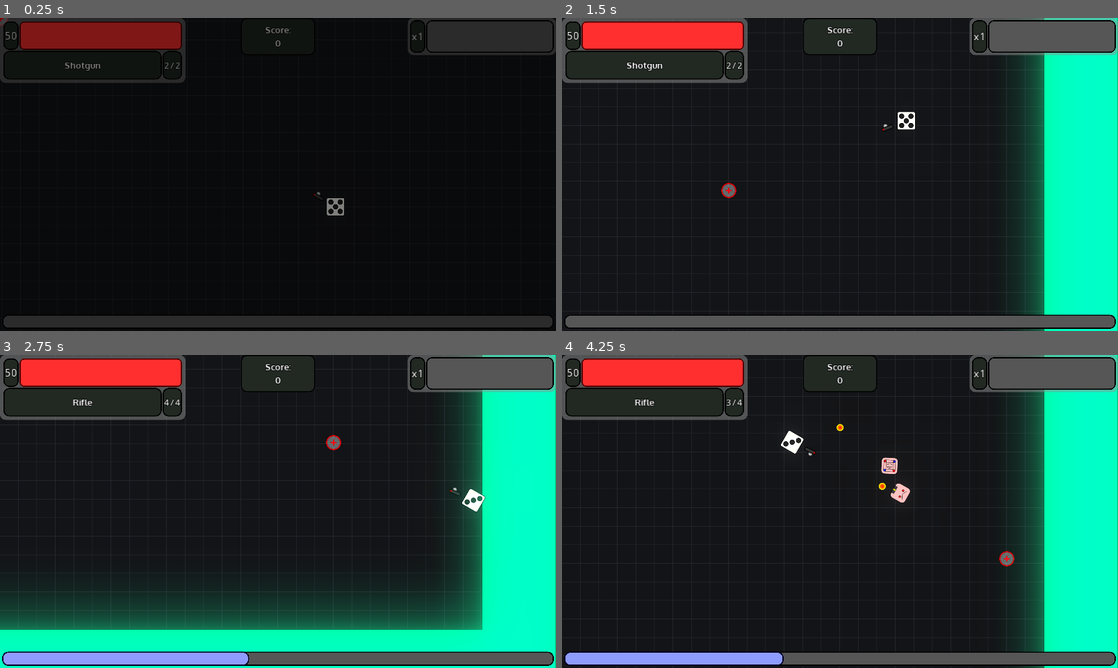
Above: before the commit, frames 1-4 (two rows, left to right).
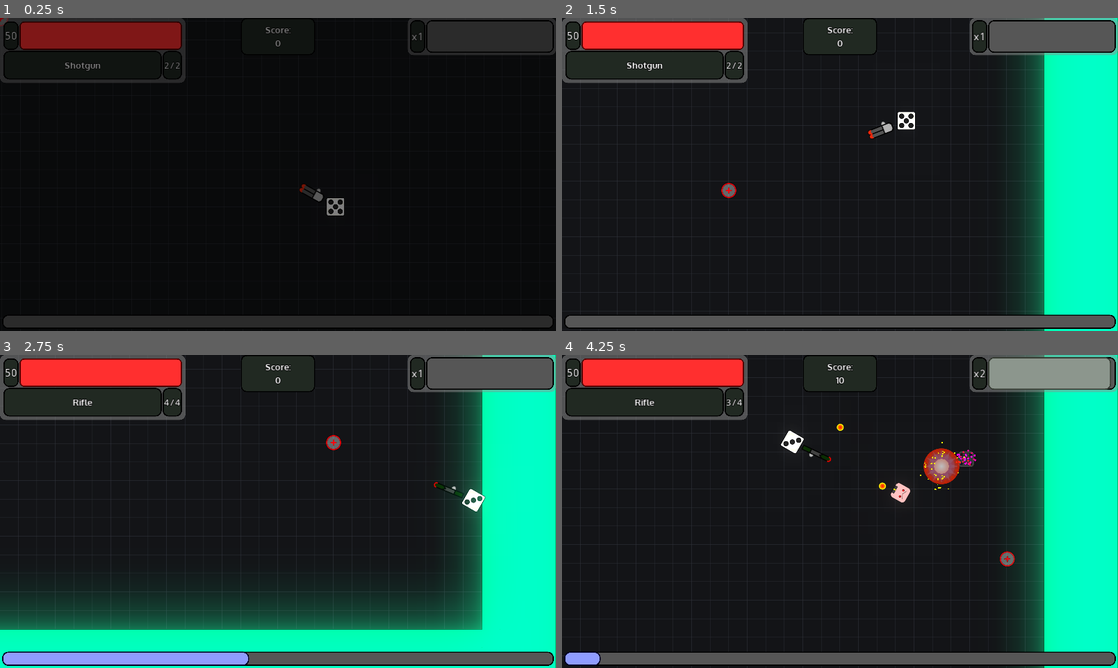
Above: after the commit, the same moments.

Repository: FireSquid6/dodge-roll
Game: Godot game, scene res://scenes/endless/endless.tscn
Same seed, same stepped clock (60 frames per second), same inputs: the game is played once before the commit and once after it. This scene is started directly instead of the project's main scene.
Inputs (mouse positions are in pixels of both pictures, inside the frame that each line leads up to):
- Up to frame 1 (0.25 s): no input
- Up to frame 2 (1.5 s): move the mouse to (962, 158) at 0.52 s; hold D (move_right) 0.53-1.28 s; tap E (interact) at 0.6 s; move the mouse to (728, 190) at 1.27 s; hold S (move_down) from 1.28 s (still down); tap T (pain) at 1.35 s
- Up to frame 3 (2.75 s): move the mouse to (333, 442) at 2.02 s; release S (move_down) at 2.03 s; hold D (move_right) from 2.03 s (still down); right-click (333, 442) at 2.1 s
- Up to frame 4 (4.25 s): move the mouse to (812, 574) at 2.77 s; release D (move_right) at 2.78 s; hold Up (move_up) 2.78-3.53 s; click (812, 574) at 2.85 s; move the mouse to (1006, 558) at 3.52 s; hold A (move_left) from 3.53 s (still down); tap E (interact) at 3.6 s

The runs differ from the first frame. In frame 1, less than 0.1% of the frame differs, in the area x 53-59%, y 53-59%; in frame 2, 0.1%; in frame 3, less than 0.1%; in frame 4, 4.8%, in the area x 6-99%, y 0-100%.

Commit message:
add weapon sprite

Diff:
--- a/assets/weapons/rocket_2.svg
+++ /dev/null
@@ -1,19 +0,0 @@
-<?xml version="1.0" encoding="UTF-8" standalone="no"?>
-<!DOCTYPE svg PUBLIC "-//W3C//DTD SVG 1.1//EN" "http://www.w3.org/Graphics/SVG/1.1/DTD/svg11.dtd">
-<!-- Created with Vectornator (http://vectornator.io/) -->
-<svg height="100%" stroke-miterlimit="10" style="fill-rule:nonzero;clip-rule:evenodd;stroke-linecap:round;stroke-linejoin:round;" version="1.1" viewBox="0 0 64 64" width="100%" xml:space="preserve" xmlns="http://www.w3.org/2000/svg" xmlns:vectornator="http://vectornator.io" xmlns:xlink="http://www.w3.org/1999/xlink">
-<defs/>
-<clipPath id="ArtboardFrame">
-<rect height="64" width="64" x="0" y="0"/>
-</clipPath>
-<g clip-path="url(#ArtboardFrame)" id="Layer-1" vectornator:layerName="Layer 1">
-<path d="M34 40C34 37.7909 36.6863 36 40 36C43.3137 36 46 37.7909 46 40C46 42.2091 43.3137 44 40 44C36.6863 44 34 42.2091 34 40Z" fill="#b8b8b8" fill-rule="evenodd" opacity="1" stroke="#ff0000" stroke-linecap="round" stroke-linejoin="round" stroke-opacity="0" stroke-width="2"/>
-<path d="M24 36C24 28.9626 24 12 24 12C24 12 30.1408 20 32 20C34.3526 20 40 12 40 12C40 16 40 30.3195 40 36C40 48.1503 36.4183 56 32 56C27.5817 56 24 48.1503 24 36Z" fill="#474747" fill-rule="evenodd" opacity="1" stroke="#000000" stroke-linecap="butt" stroke-linejoin="round" stroke-width="2"/>
-<path d="M68 46C68 44.8954 70.6863 44 74 44C77.3137 44 80 44.8954 80 46C80 47.1046 77.3137 48 74 48C70.6863 48 68 47.1046 68 46Z" fill="#474747" fill-rule="evenodd" opacity="1" stroke="#000000" stroke-linecap="butt" stroke-linejoin="round" stroke-width="4"/>
-<path d="M24 36L40 36L40 60L24 60L24 36Z" fill="#6a4641" fill-rule="evenodd" opacity="1" stroke="#000000" stroke-linecap="butt" stroke-linejoin="round" stroke-width="2"/>
-<path d="M24 12L32 20L40 12" fill="#474747" fill-opacity="0" fill-rule="evenodd" opacity="1" stroke="#ff0505" stroke-linecap="round" stroke-linejoin="round" stroke-width="2"/>
-<path d="M24 12C24 12 24 4 28 4" fill="#474747" fill-opacity="0" fill-rule="evenodd" opacity="1" stroke="#ff0000" stroke-linecap="round" stroke-linejoin="round" stroke-width="2"/>
-<path d="M40 12C40 12 40 4 36 4" fill="#474747" fill-opacity="0" fill-rule="evenodd" opacity="1" stroke="#ff0000" stroke-linecap="round" stroke-linejoin="round" stroke-width="2"/>
-<path d="M32 44L28 48L32 52L36 48L32 44Z" fill="#474747" fill-opacity="0" fill-rule="evenodd" opacity="1" stroke="#ff0000" stroke-linecap="round" stroke-linejoin="round" stroke-width="2"/>
-</g>
-</svg>
--- a/assets/weapons/rocket_launcher.svg
+++ /dev/null
@@ -1,19 +0,0 @@
-<?xml version="1.0" encoding="UTF-8" standalone="no"?>
-<!DOCTYPE svg PUBLIC "-//W3C//DTD SVG 1.1//EN" "http://www.w3.org/Graphics/SVG/1.1/DTD/svg11.dtd">
-<!-- Created with Vectornator (http://vectornator.io/) -->
-<svg height="100%" stroke-miterlimit="10" style="fill-rule:nonzero;clip-rule:evenodd;stroke-linecap:round;stroke-linejoin:round;" version="1.1" viewBox="0 0 64 64" width="100%" xml:space="preserve" xmlns="http://www.w3.org/2000/svg" xmlns:vectornator="http://vectornator.io" xmlns:xlink="http://www.w3.org/1999/xlink">
-<defs/>
-<clipPath id="ArtboardFrame">
-<rect height="64" width="64" x="0" y="0"/>
-</clipPath>
-<g clip-path="url(#ArtboardFrame)" id="Layer-1" vectornator:layerName="Layer 1">
-<path d="M34 40C34 37.7909 36.6863 36 40 36C43.3137 36 46 37.7909 46 40C46 42.2091 43.3137 44 40 44C36.6863 44 34 42.2091 34 40Z" fill="#b8b8b8" fill-rule="evenodd" opacity="1" stroke="#ff0000" stroke-linecap="round" stroke-linejoin="round" stroke-opacity="0" stroke-width="2"/>
-<path d="M24 36C24 28.9626 24 12 24 12C24 12 30.1408 20 32 20C34.3526 20 40 12 40 12C40 16 40 30.3195 40 36C40 48.1503 36.4183 56 32 56C27.5817 56 24 48.1503 24 36Z" fill="#474747" fill-rule="evenodd" opacity="1" stroke="#000000" stroke-linecap="butt" stroke-linejoin="round" stroke-width="2"/>
-<path d="M68 46C68 44.8954 70.6863 44 74 44C77.3137 44 80 44.8954 80 46C80 47.1046 77.3137 48 74 48C70.6863 48 68 47.1046 68 46Z" fill="#474747" fill-rule="evenodd" opacity="1" stroke="#000000" stroke-linecap="butt" stroke-linejoin="round" stroke-width="4"/>
-<path d="M24 36L40 36L40 60L24 60L24 36Z" fill="#6a4641" fill-rule="evenodd" opacity="1" stroke="#000000" stroke-linecap="butt" stroke-linejoin="round" stroke-width="2"/>
-<path d="M24 12L32 20L40 12" fill="#474747" fill-opacity="0" fill-rule="evenodd" opacity="1" stroke="#ff0505" stroke-linecap="round" stroke-linejoin="round" stroke-width="2"/>
-<path d="M24 12C24 12 24 4 28 4" fill="#474747" fill-opacity="0" fill-rule="evenodd" opacity="1" stroke="#ff0000" stroke-linecap="round" stroke-linejoin="round" stroke-width="2"/>
-<path d="M40 12C40 12 40 4 36 4" fill="#474747" fill-opacity="0" fill-rule="evenodd" opacity="1" stroke="#ff0000" stroke-linecap="round" stroke-linejoin="round" stroke-width="2"/>
-<path d="M32 44L28 48L32 52L36 48L32 44Z" fill="#474747" fill-opacity="0" fill-rule="evenodd" opacity="1" stroke="#ff0000" stroke-linecap="round" stroke-linejoin="round" stroke-width="2"/>
-</g>
-</svg>
--- a/instances/cursor/cursor.tscn
+++ b/instances/cursor/cursor.tscn
@@ -4,7 +4,7 @@
 [ext_resource path="res://instances/cursor/cursor.gd" type="Script" id=2]
 
 [sub_resource type="RectangleShape2D" id=1]
-extents = Vector2( 448, 128 )
+extents = Vector2( 640, 64 )
 
 [node name="Cursor" type="Node2D"]
 script = ExtResource( 2 )
--- a/instances/entities/enemies/charger/charger.tscn
+++ b/instances/entities/enemies/charger/charger.tscn
@@ -38,4 +38,8 @@
 use_parent_material = true
 texture = ExtResource( 5 )
 
+[node name="Sightline" parent="." index="6"]
+reflex = 0.2
+sight_distance = 2048
+
 [connection signal="timeout" from="StateMachine/StateExploding/Timer" to="StateMachine/StateExploding" method="_on_Timer_timeout"]
--- a/instances/entities/enemies/grunt/grunt.tscn
+++ b/instances/entities/enemies/grunt/grunt.tscn
@@ -25,4 +25,7 @@
 use_parent_material = true
 texture = ExtResource( 5 )
 
+[node name="Sightline" parent="." index="5"]
+sight_distance = 2048
+
 [connection signal="player_lost" from="Sightline" to="StateMachine/StateAttack" method="_on_Sightline_player_lost"]
--- a/instances/entities/player/player.tscn
+++ b/instances/entities/player/player.tscn
@@ -14,7 +14,7 @@
 [ext_resource path="res://assets/dice/dice_1.svg" type="Texture" id=12]
 [ext_resource path="res://instances/ui/hud.tscn" type="PackedScene" id=13]
 [ext_resource path="res://instances/entities/player/states/state_overheat.gd" type="Script" id=14]
-[ext_resource path="res://instances/entities/player/hand.svg" type="Texture" id=15]
+[ext_resource path="res://assets/weapons/rifle.svg" type="Texture" id=15]
 [ext_resource path="res://instances/camera.gd" type="Script" id=16]
 [ext_resource path="res://instances/entities/player/states/state_dead.gd" type="Script" id=17]
 [ext_resource path="res://instances/entities/damage_particles.tscn" type="PackedScene" id=18]
@@ -65,14 +65,14 @@
 [node name="CPUParticles2D" parent="." instance=ExtResource( 18 )]
 
 [node name="Hands" type="Sprite" parent="."]
-position = Vector2( 0, 9.53674e-07 )
+position = Vector2( 0, 1.90735e-06 )
 scale = Vector2( 1.875, 1.87499 )
 texture = ExtResource( 15 )
-offset = Vector2( 0.26667, -36.8003 )
+offset = Vector2( 0.26667, -49.6004 )
 script = ExtResource( 4 )
 
 [node name="Position2D" type="Position2D" parent="Hands"]
-position = Vector2( 0, -56.0003 )
+position = Vector2( 0, -34.1335 )
 
 [node name="Sprite" type="Sprite" parent="."]
 use_parent_material = true
--- a/instances/entities/player/player_hands.gd
+++ b/instances/entities/player/player_hands.gd
@@ -5,6 +5,7 @@
 
 
 func _process(delta):
+	texture = get_parent().weapons[get_parent().selected_weapon].hand_texture
 	spawn_position = $Position2D.global_position
 	global_rotation = global_position.angle_to_point(Cursor.real_position)
 	global_rotation -= PI / 2
--- a/instances/projectile/projectile.gd
+++ b/instances/projectile/projectile.gd
@@ -16,7 +16,7 @@
 	timer = Timer.new()
 	add_child(timer)
 
-	timer.wait_time = 0.01
+	timer.wait_time = 0.03
 	timer.connect("timeout", self, "timer_timeout")
 	timer.start()
 
--- a/instances/weapons/weapon.gd
+++ b/instances/weapons/weapon.gd
@@ -26,6 +26,7 @@
 var timer: SceneTreeTimer
 var silent = false
 var snaps = true
+var hand_texture = null
 
 
 signal mag_empty()
--- a/resources/weapons/carbine.tres
+++ b/resources/weapons/carbine.tres
@@ -1,7 +1,8 @@
-[gd_resource type="Resource" load_steps=3 format=2]
+[gd_resource type="Resource" load_steps=4 format=2]
 
 [ext_resource path="res://sounds/sfx/gunshot_medium.wav" type="AudioStream" id=1]
 [ext_resource path="res://resources/weapons/weapon_stats.gd" type="Script" id=2]
+[ext_resource path="res://assets/weapons/carbine.svg" type="Texture" id=3]
 
 [resource]
 script = ExtResource( 2 )
@@ -22,3 +23,4 @@
 target_layer = 2
 silent = false
 snaps = true
+hand_texture = ExtResource( 3 )
--- a/resources/weapons/pistol.tres
+++ b/resources/weapons/pistol.tres
@@ -1,7 +1,8 @@
-[gd_resource type="Resource" load_steps=3 format=2]
+[gd_resource type="Resource" load_steps=4 format=2]
 
 [ext_resource path="res://sounds/sfx/gunshot_light.wav" type="AudioStream" id=1]
 [ext_resource path="res://resources/weapons/weapon_stats.gd" type="Script" id=2]
+[ext_resource path="res://assets/weapons/pistol.svg" type="Texture" id=3]
 
 [resource]
 script = ExtResource( 2 )
@@ -22,3 +23,4 @@
 target_layer = 2
 silent = false
 snaps = true
+hand_texture = ExtResource( 3 )
--- a/resources/weapons/rifle.tres
+++ b/resources/weapons/rifle.tres
@@ -1,7 +1,8 @@
-[gd_resource type="Resource" load_steps=3 format=2]
+[gd_resource type="Resource" load_steps=4 format=2]
 
 [ext_resource path="res://sounds/sfx/gunshot_medium.wav" type="AudioStream" id=1]
 [ext_resource path="res://resources/weapons/weapon_stats.gd" type="Script" id=2]
+[ext_resource path="res://assets/weapons/rifle.svg" type="Texture" id=3]
 
 [resource]
 script = ExtResource( 2 )
@@ -22,3 +23,4 @@
 target_layer = 2
 silent = false
 snaps = true
+hand_texture = ExtResource( 3 )
--- a/resources/weapons/rpg.tres
+++ b/resources/weapons/rpg.tres
@@ -1,7 +1,8 @@
-[gd_resource type="Resource" load_steps=3 format=2]
+[gd_resource type="Resource" load_steps=4 format=2]
 
 [ext_resource path="res://sounds/sfx/gunshot_heavy.wav" type="AudioStream" id=1]
 [ext_resource path="res://resources/weapons/weapon_stats.gd" type="Script" id=2]
+[ext_resource path="res://assets/weapons/rocket_launcher.png" type="Texture" id=3]
 
 [resource]
 script = ExtResource( 2 )
@@ -22,3 +23,4 @@
 target_layer = 2
 silent = false
 snaps = false
+hand_texture = ExtResource( 3 )
--- a/resources/weapons/shotgun.tres
+++ b/resources/weapons/shotgun.tres
@@ -1,7 +1,8 @@
-[gd_resource type="Resource" load_steps=3 format=2]
+[gd_resource type="Resource" load_steps=4 format=2]
 
 [ext_resource path="res://sounds/sfx/gunshot_heavy.wav" type="AudioStream" id=1]
 [ext_resource path="res://resources/weapons/weapon_stats.gd" type="Script" id=2]
+[ext_resource path="res://assets/weapons/shotgun.svg" type="Texture" id=3]
 
 [resource]
 script = ExtResource( 2 )
@@ -22,3 +23,4 @@
 target_layer = 2
 silent = false
 snaps = false
+hand_texture = ExtResource( 3 )
--- a/resources/weapons/smg.tres
+++ b/resources/weapons/smg.tres
@@ -1,7 +1,8 @@
-[gd_resource type="Resource" load_steps=3 format=2]
+[gd_resource type="Resource" load_steps=4 format=2]
 
 [ext_resource path="res://sounds/sfx/gunshot_light.wav" type="AudioStream" id=1]
 [ext_resource path="res://resources/weapons/weapon_stats.gd" type="Script" id=2]
+[ext_resource path="res://assets/weapons/smg.svg" type="Texture" id=3]
 
 [resource]
 script = ExtResource( 2 )
@@ -22,3 +23,4 @@
 target_layer = 2
 silent = false
 snaps = false
+hand_texture = ExtResource( 3 )
--- a/resources/weapons/weapon_stats.gd
+++ b/resources/weapons/weapon_stats.gd
@@ -32,6 +32,7 @@
 export(int) var target_layer = 2
 export(bool) var silent = false
 export(bool) var snaps = true
+export(Texture) var hand_texture = null
 #
 
 func get_weapon() -> Weapon:
@@ -73,6 +74,7 @@
 	weapon.fire_mode = fire_mode
 	weapon.needs_ammo = uses_ammo
 	weapon.target_layer = target_layer
+	weapon.hand_texture = hand_texture
 
 	# return the weapon
 	return weapon
Not shown, changed: assets/weapons/rocket_launcher.png.import
Binary file removed: assets/weapons/rpg_2.png
